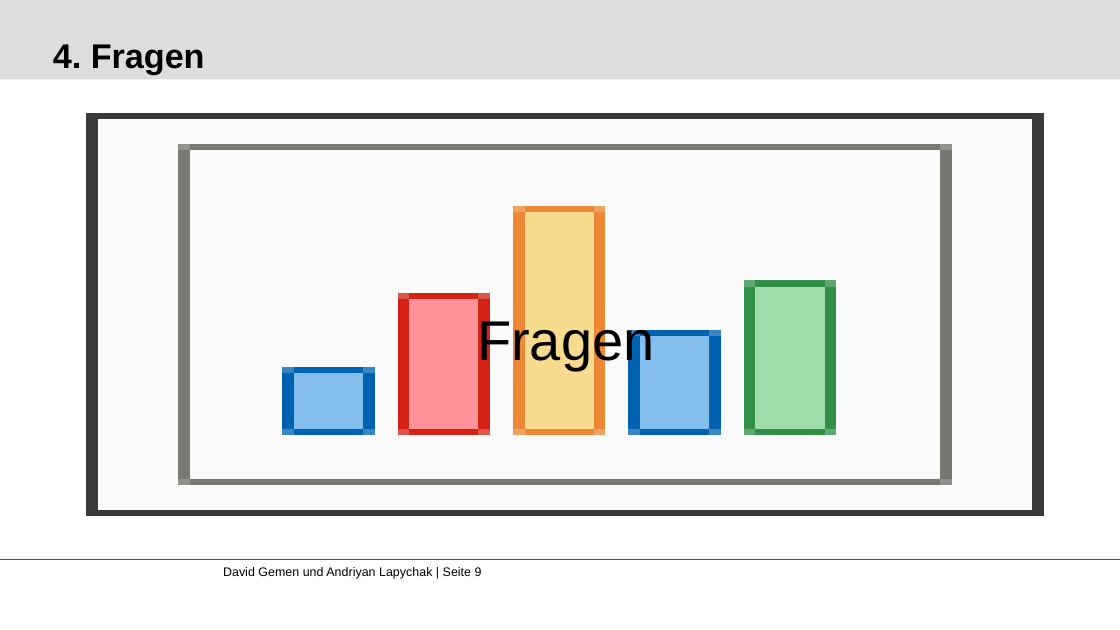
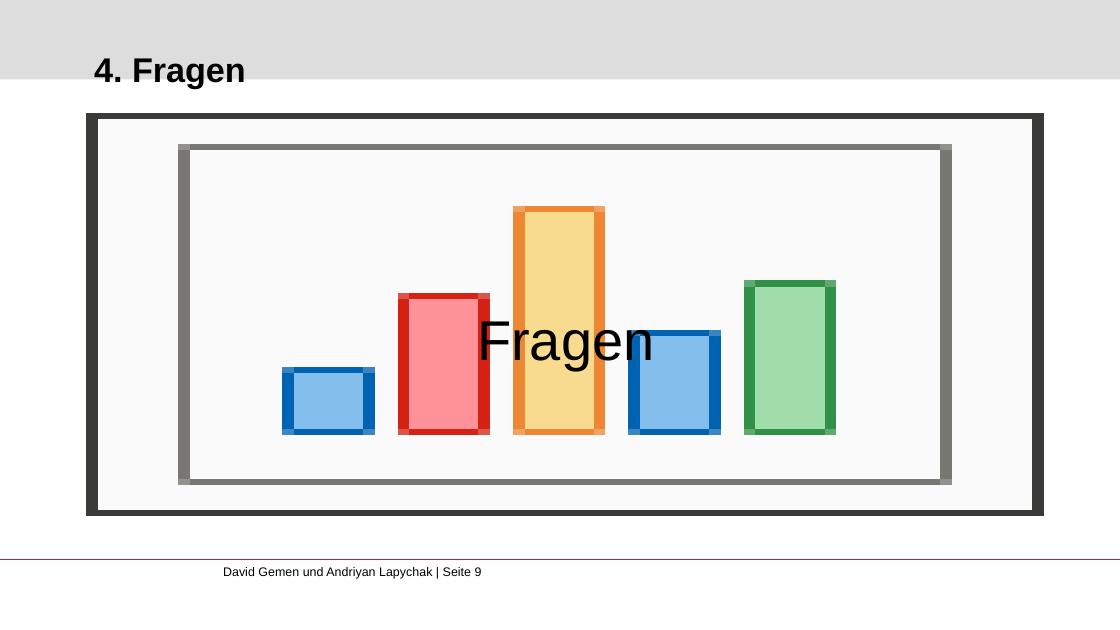
Before and after one commit to gemdav/Programmieren-1-Tutorium, a slide deck: slide 9 of slides/10_recursion_2.pptx. Drawn at 1120x630 pixels with LibreOffice and Linux fonts; fonts in the diff are those of the drawing; background and template pictures are left out. Boxes give left, top, right and bottom in pixels: in the first picture for what was removed or moved away, otherwise in the second. Text is boxed around its words. In the diff, an @@ line names an element or a change of style, - is before the commit and + after.

```diff
--- a/slides/10_recursion_2.pptx
+++ b/slides/10_recursion_2.pptx
@@ title "4. Fragen": place and size @@
-title "4. Fragen" at (53, 44, 205, 74)
+title "4. Fragen" at (94, 58, 246, 88)
```
Also in this commit, not shown: 1 other slide changed, 3 other files.
